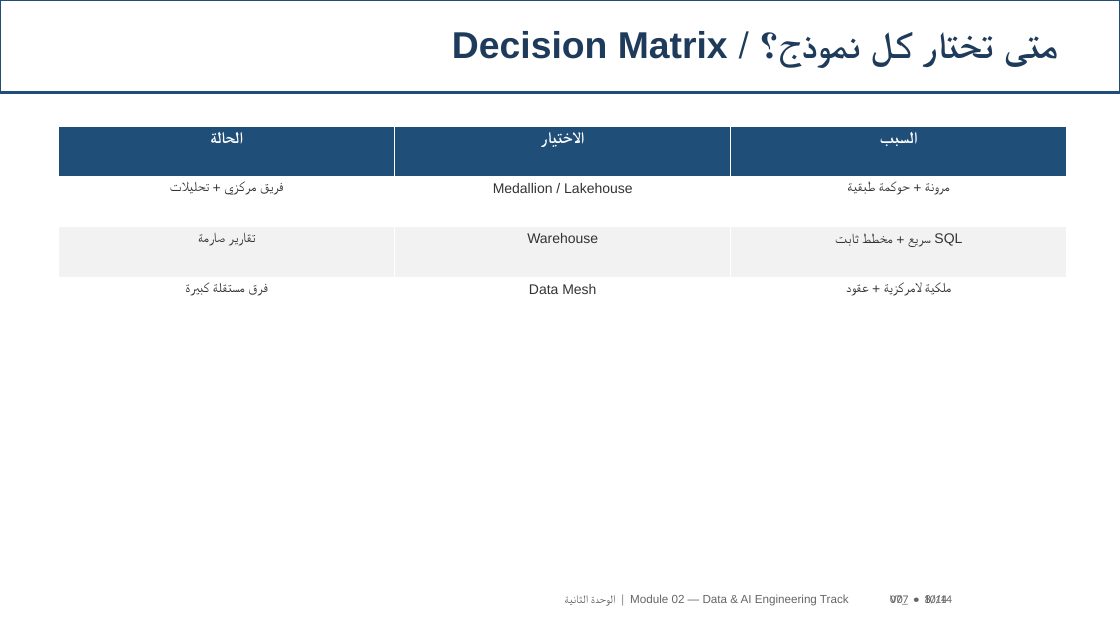
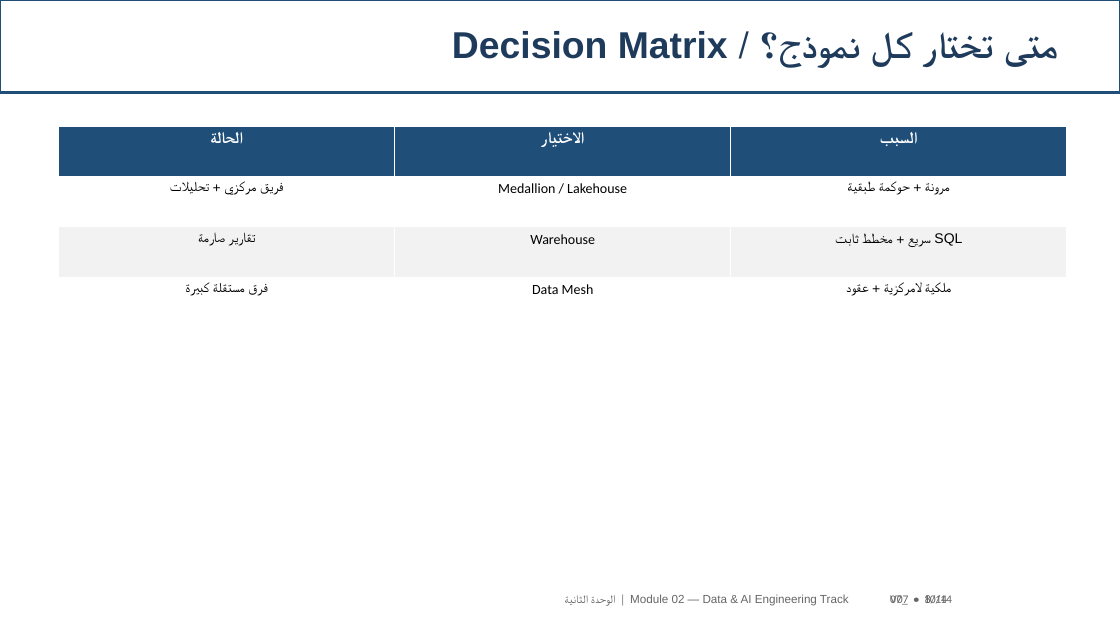
Before and after one commit to SAMeh-ZAGhloul/AI-Course, a slide deck: slide 10 of output/Module02_V07_Updated.pptx. Drawn at 1120x630 pixels with LibreOffice and Linux fonts; fonts in the diff are those of the drawing. Boxes give left, top, right and bottom in pixels: in the first picture for what was removed or moved away, otherwise in the second. Text is boxed around its words. In the diff, an @@ line names an element or a change of style, - is before the commit and + after.

```diff
--- a/output/Module02_V07_Updated.pptx
+++ b/output/Module02_V07_Updated.pptx
@@ table at [59, 126, 1067, 328] @@
@@ text colour #333333 to #000000 in "فريق مركزي + تحليلات", "Medallion / Lakehouse", "مرونة + حوكمة طبقية", "تقارير صارمة" and 5 more places @@
@@ font Arial to Calibri in "Medallion / Lakehouse", "Warehouse", "Data Mesh" @@
```
Also in this commit, not shown: 11 other slides changed, 11 other files.
